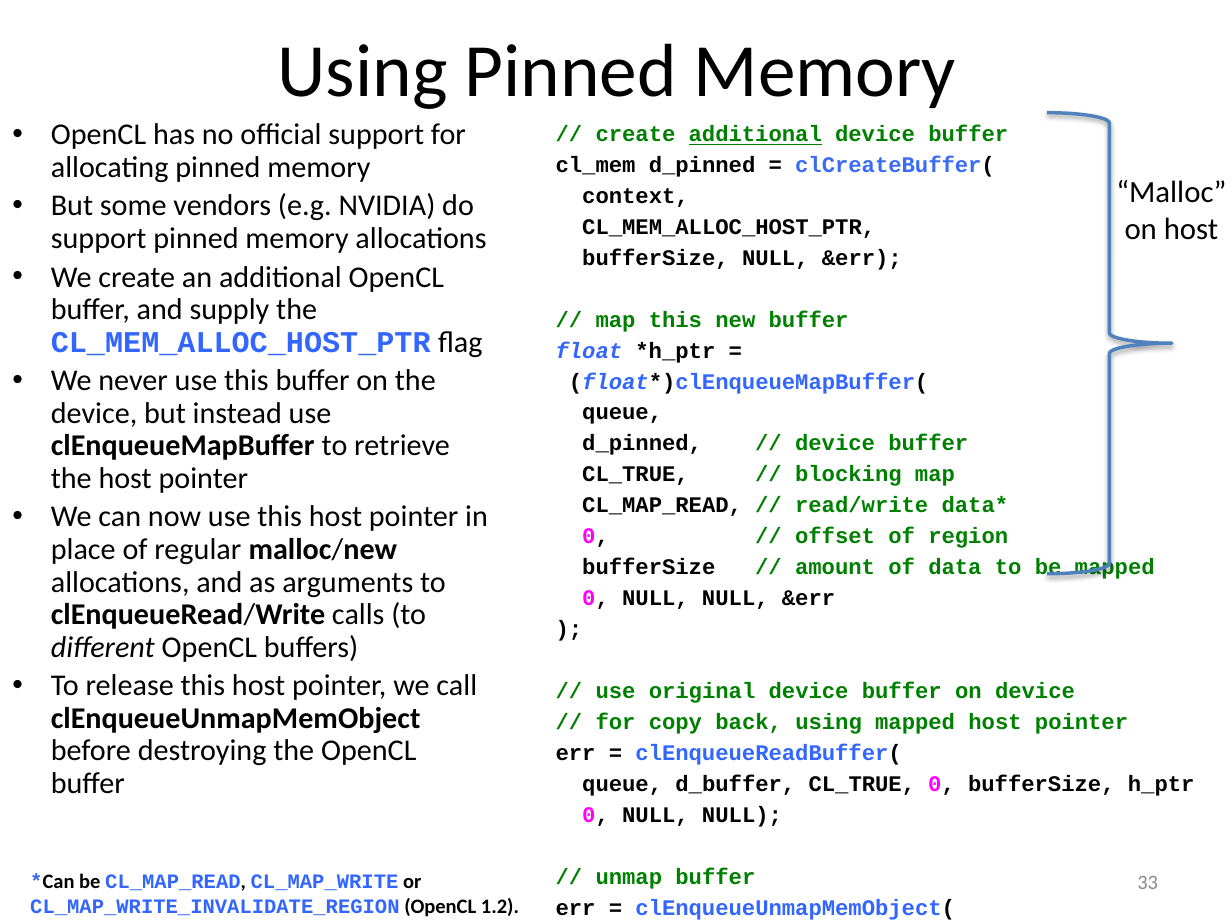
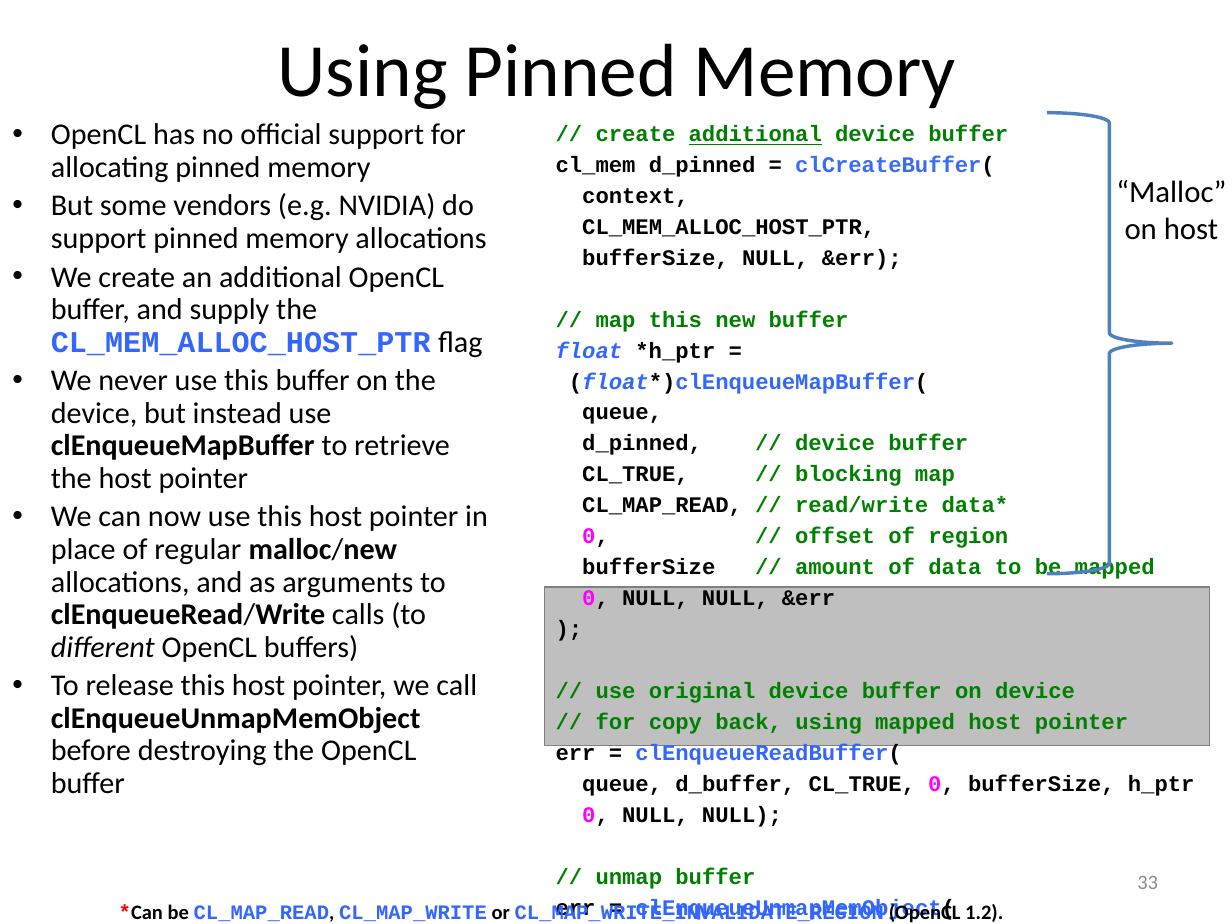
Before and after one commit to UoB-HPC/opencl-training-slides, a slide deck: slide 33 of advanced_part1.pptx. Drawn at 1232x924 pixels with LibreOffice and Linux fonts; fonts in the diff are those of the drawing. Boxes give left, top, right and bottom in pixels: in the first picture for what was removed or moved away, otherwise in the second. Text is boxed around its words. In the diff, an @@ line names an element or a change of style, - is before the commit and + after.

```diff
--- a/advanced_part1.pptx
+++ b/advanced_part1.pptx
@@ right brace at [1047, 112, 1172, 573]: shadow off @@
@@ rectangle added at [545, 586, 1210, 745], fill #BFBFBF, outline #808080 0.75 pt @@
@@ text "*Can be CL_MAP_READ, CL_MAP_WRITE or ...": place and size @@
-text "*Can be CL_MAP_READ, CL_MAP_WRITE or ..." at [30, 873, 519, 917]
+text "*Can be CL_MAP_READ, CL_MAP_WRITE or ..." at [119, 902, 1003, 923]
@@ text "*Can be CL_MAP_READ, CL_MAP_WRITE or ..." at [119, 902, 1003, 923]: text colour #3366FF to #FF0000 in "*Can" @@
```
Also in this commit, not shown: 2 other slides changed.
